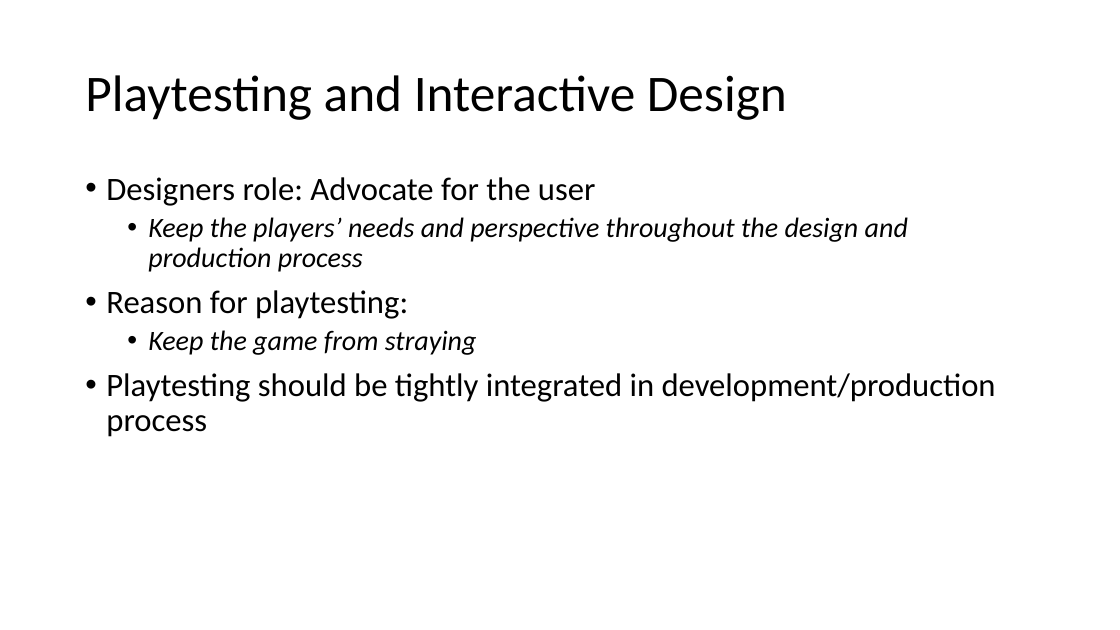
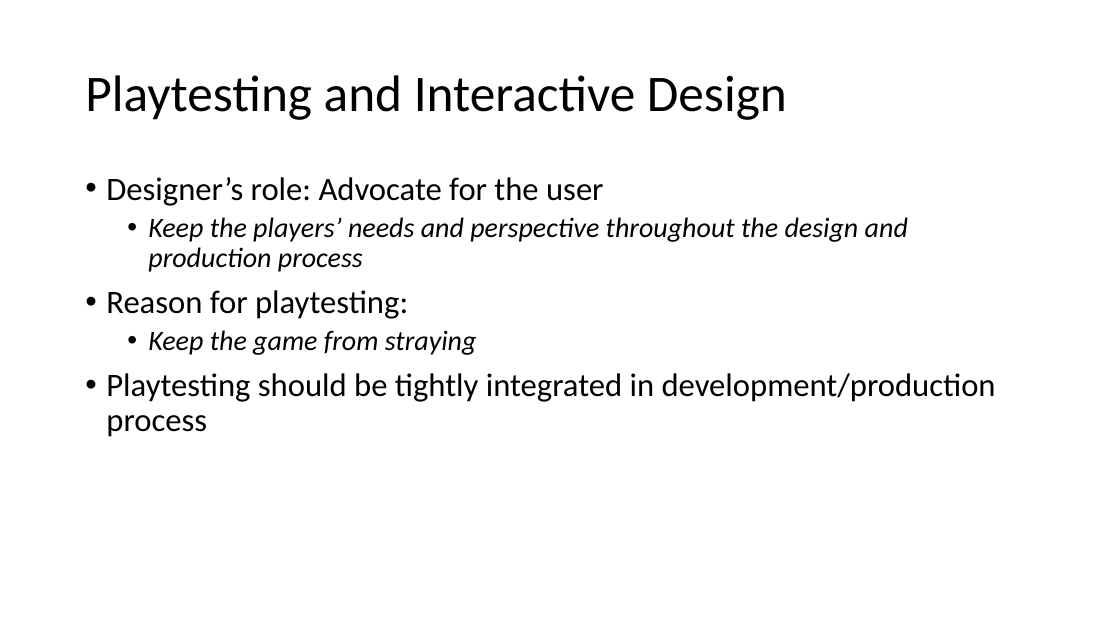
Before and after one commit to myuwbclasses/IntroGameDevelopment, a slide deck: slide 5 of PPT/Playtesting.pptx. Drawn at 1120x630 pixels with LibreOffice and Linux fonts; fonts in the diff are those of the drawing. Boxes give left, top, right and bottom in pixels: in the first picture for what was removed or moved away, otherwise in the second. Text is boxed around its words. In the diff, an @@ line names an element or a change of style, - is before the commit and + after.

```diff
--- a/PPT/Playtesting.pptx
+++ b/PPT/Playtesting.pptx
@@ text at (106, 177, 604, 206): text changed @@
-• Designers role: Advocate for the user
+• Designer’s role: Advocate for the user
```
Also in this commit, not shown: 1 other slide changed.
